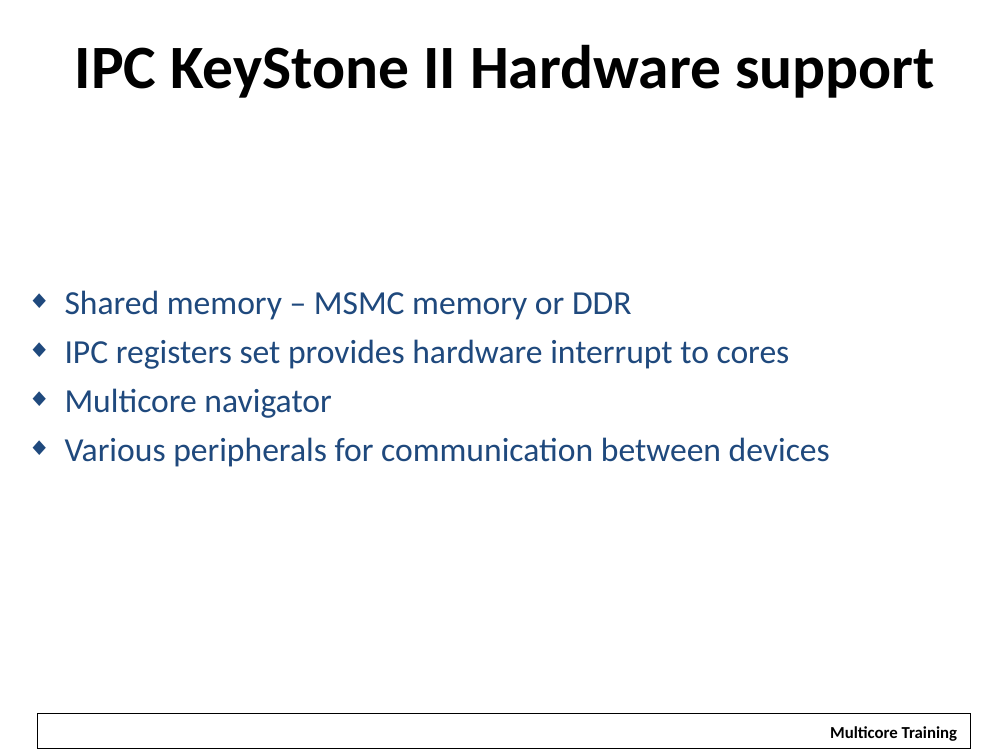
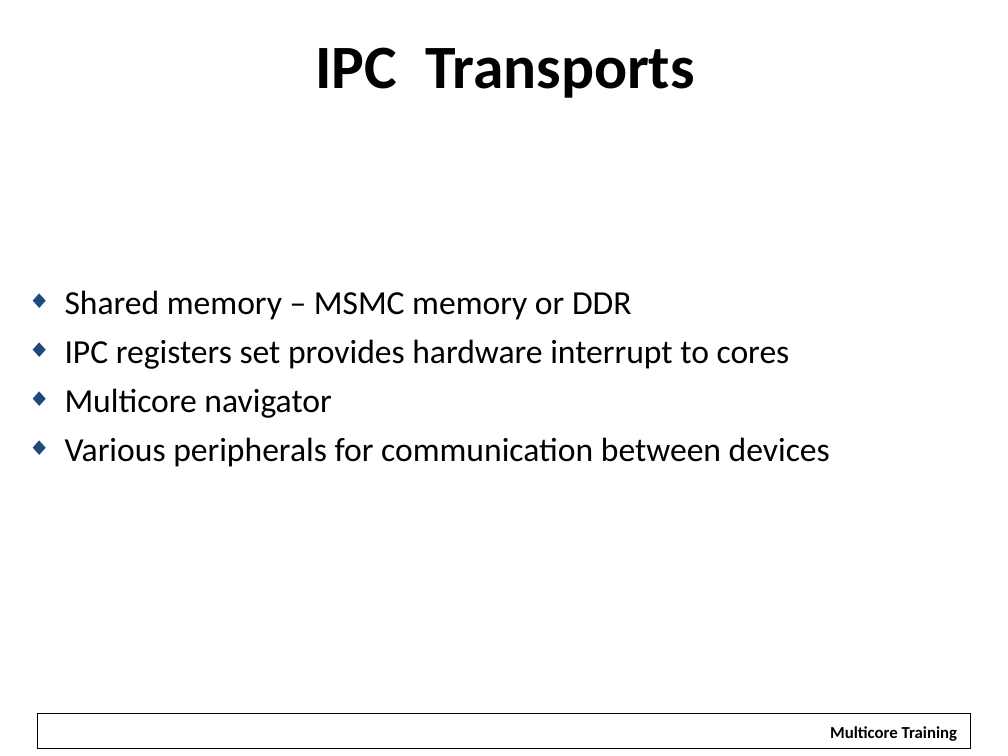
Before and after one commit to hari1989/keystone-workshop, a slide deck: slide 5 of preliminary/Working/presentations/KeyStoneII_ IPC.pptx (slide 6 before the commit). Drawn at 1008x756 pixels with LibreOffice and Linux fonts; fonts in the diff are those of the drawing; background and template pictures are left out. Boxes give left, top, right and bottom in pixels: in the first picture for what was removed or moved away, otherwise in the second. Text is boxed around its words. In the diff, an @@ line names an element or a change of style, - is before the commit and + after.

```diff
--- a/preliminary/Working/presentations/KeyStoneII_ IPC.pptx
+++ b/preliminary/Working/presentations/KeyStoneII_ IPC.pptx
@@ title at [316, 47, 695, 98]: text changed @@
-IPC KeyStone II Hardware support
+IPC Transports
@@ text "Shared memory – MSMC memory ..." at [65, 290, 830, 467]: text colour #1F497D to #000000 @@
```
Also in this commit, not shown: 3 other slides changed, 11 slides added, 11 slides removed.
